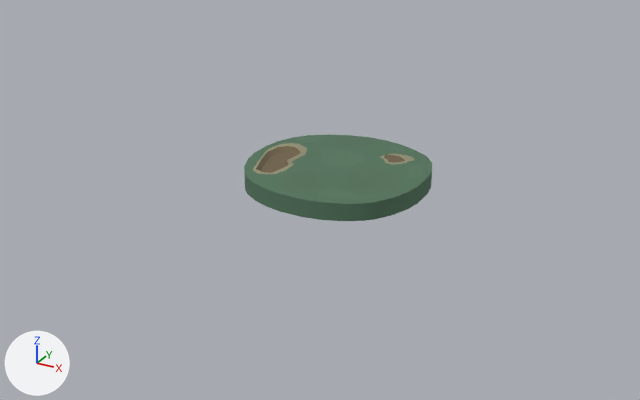
One commit to the FBX model Assets/Users/Eden/Meshes/platform.fbx: the scene before it, then after it.
One viewpoint serves both versions: a 50 mm lens placed at (194.0, -363.0, 164.0), pointed at (-1.0, -10.0, -12.0). Arrows for +X, +Y and +Z are at lower left; the lights stay in place. Where no turn or scale is listed for an object, it has been applied to the vertices.
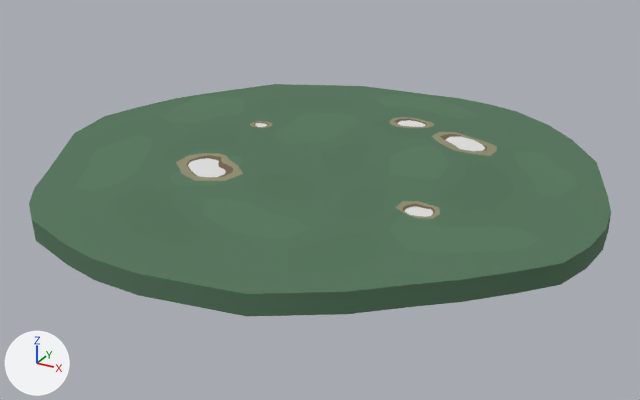
Edits to the bpy script that builds the scene:
```text
Change me_plane:
    used by ob_plane; location = (0.5, 0.0, 0.0); rotation_euler = (1.571, 0.0, 0.0), in degrees (90, 0, 0); scale = (0.01, 0.01, 0.01)
    remove me_plane.from_pydata(...)  # 170 vertices, 189 faces; spans x -4178.0..4937.0, y -566.0..539.0, z -4544.0..4546.0
    remove me_plane.materials.append(mat_platform)  # picture img_platformt_png
    add me_plane.from_pydata(...)  # 14 vertices, 6 faces; spans x 3915.0..5924.0, y -21.0, z 4903.0..6484.0
    me_plane part 6: the whole mesh is rebuilt
Change me_plane_005:
    used by ob_plane_001; location = (0.5, 0.0, 0.0); rotation_euler = (1.571, 0.0, 0.0), in degrees (90, 0, 0); scale = (0.01, 0.01, 0.01)
    remove me_plane_005.from_pydata(...)  # 93 vertices, 79 faces; spans x -3588.0..3116.0, y 206.0..539.0, z -2537.0..2718.0
    remove me_plane_005.materials.append(mat_material)  # brown #71644c
    add me_plane_005.from_pydata(...)  # 14 vertices, 6 faces; spans x -1704.0..484.0, y -21.0, z -6915.0..-5191.0
    me_plane_005 part 3: 63 vertices removed from x -3588.0..-1584.0, y 206.0..539.0, z -891.0..2718.0
    me_plane_005 part 4: 30 vertices removed from x 1811.0..3116.0, y 273.0..530.0, z -2537.0..-1243.0
    me_plane_005 part 5: 14 vertices added at x -1704.0..484.0, y -21.0, z -6915.0..-5191.0
Change me_plane_006:
    used by ob_plane_002; location = (0.5, 0.0, 0.0); rotation_euler = (1.571, 0.0, 0.0), in degrees (90, 0, 0); scale = (0.01, 0.01, 0.01)
    remove me_plane_006.from_pydata(...)  # 72 vertices, 49 faces; spans x -3798.0..3481.0, y 335.0..539.0, z -2984.0..2890.0
    remove me_plane_006.materials.append(mat_material_001)  # yellow #928f71
    add me_plane_006.from_pydata(...)  # 12 vertices, 5 faces; spans x 2370.0..4886.0, y 66.0, z -5196.0..-2886.0
    me_plane_006 part 1: 45 vertices removed from x -3798.0..-1348.0, y 358.0..539.0, z -1447.0..2890.0
    me_plane_006 part 2: 27 vertices removed from x 1658.0..3481.0, y 335.0..530.0, z -2984.0..-1044.0; 12 vertices added at x 2370.0..4886.0, y 66.0, z -5196.0..-2886.0
Add me_plane_013:
    me_plane_013.from_pydata([(-66.0, -68.3, -0.2), (-47.5, -53.7, -0.2), (-81.4, -52.3, -0.2), (-63.6, -40.3, -0.2), (-55.2, -68.1, -0.2), (-50.9, -66.5, -0.2), (-47.6, -62.7, -0.2), (-71.1, -39.4, -0.2), (-75.4, -41.3, -0.2), (-79.2, -45.1, -0.2)], [], [(6, 1, 3, 7), (0, 4, 9, 2), (4, 5, 8, 9), (5, 6, 7, 8)])
Change ob_plane:
    ob_plane.location: (0.5, 0.0, 0.0) -> (18.1, 15.7, 5.6)
    ob_plane.scale: (0.01, 0.01, 0.01) -> (0.00902, 0.00902, 0.00902)
Change ob_plane_001:
    ob_plane_001.location: (0.5, 0.0, 0.0) -> (18.1, 15.7, 5.6)
    ob_plane_001.scale: (0.01, 0.01, 0.01) -> (0.00902, 0.00902, 0.00902)
Change ob_plane_002:
    ob_plane_002.location: (0.5, 0.0, 0.0) -> (18.1, 15.7, 5.6)
    ob_plane_002.scale: (0.01, 0.01, 0.01) -> (0.00902, 0.00902, 0.00902)
Add ob_cylinder:
    ob_cylinder = bpy.data.objects.new('Cylinder', me_cylinder)  # 247 vertices, 287 faces; spans x -147.0..136.0, y -139.0..129.0, z -9.0..4.0; in mat_platform (picture img_platformt_png)
    ob_cylinder.location = (1.7, 0.4, 4.3)
Add ob_cylinder_005:
    ob_cylinder_005 = bpy.data.objects.new('Cylinder.005', me_cylinder_003)  # 129 vertices, 96 faces; spans x -66.2..71.3, y -69.6..66.9, z -1.3..1.8; in mat_sides_pond (yellow #928f71)
    ob_cylinder_005.location = (0.9, 13.4, 6.5)
Add ob_plane_004:
    ob_plane_004 = bpy.data.objects.new('Plane.004', me_plane_013)
    ob_plane_004.location = (18.1, 15.7, 5.6)
Add ob_cylinder_011:
    ob_cylinder_011 = bpy.data.objects.new('Cylinder.011', me_cylinder_007)  # 149 vertices, 115 faces; spans x -67.4..65.2, y -57.7..71.1, z -1.9..2.9; in mat_material (brown #71644c)
    ob_cylinder_011.location = (4.6, 6.1, 5.1)
```

Where the change shows, as pixel boxes (x1, y1, x2, y2) in the pictures (640 x 400 px):
'Cylinder', added (green): after (29, 84, 611, 316)
'Plane', reshaped, moved, rescaled: before (244, 135, 432, 221); after (405, 206, 433, 217)
'Cylinder.005', added (yellow): after (176, 117, 497, 219)
'Plane.001', reshaped, moved, rescaled: before (256, 146, 405, 173); after (397, 120, 425, 127)
'Plane.002', reshaped, moved, rescaled (75% narrower, 50% shorter): before (253, 143, 414, 174); after (445, 136, 485, 151)
'Plane.004', added: after (188, 158, 226, 177)
'Cylinder.011', added (brown): after (186, 118, 487, 216)
part 1 of me_plane_006, deleted: before (253, 143, 307, 174)
part 2 of me_plane_006, cut back: before (380, 154, 414, 165); after (445, 136, 485, 151)
part 3 of me_plane_005, deleted (brown): before (256, 146, 300, 173)
part 4 of me_plane_005, deleted: before (384, 155, 405, 163)
part 5 of me_plane_005, added: after (397, 120, 425, 127)
